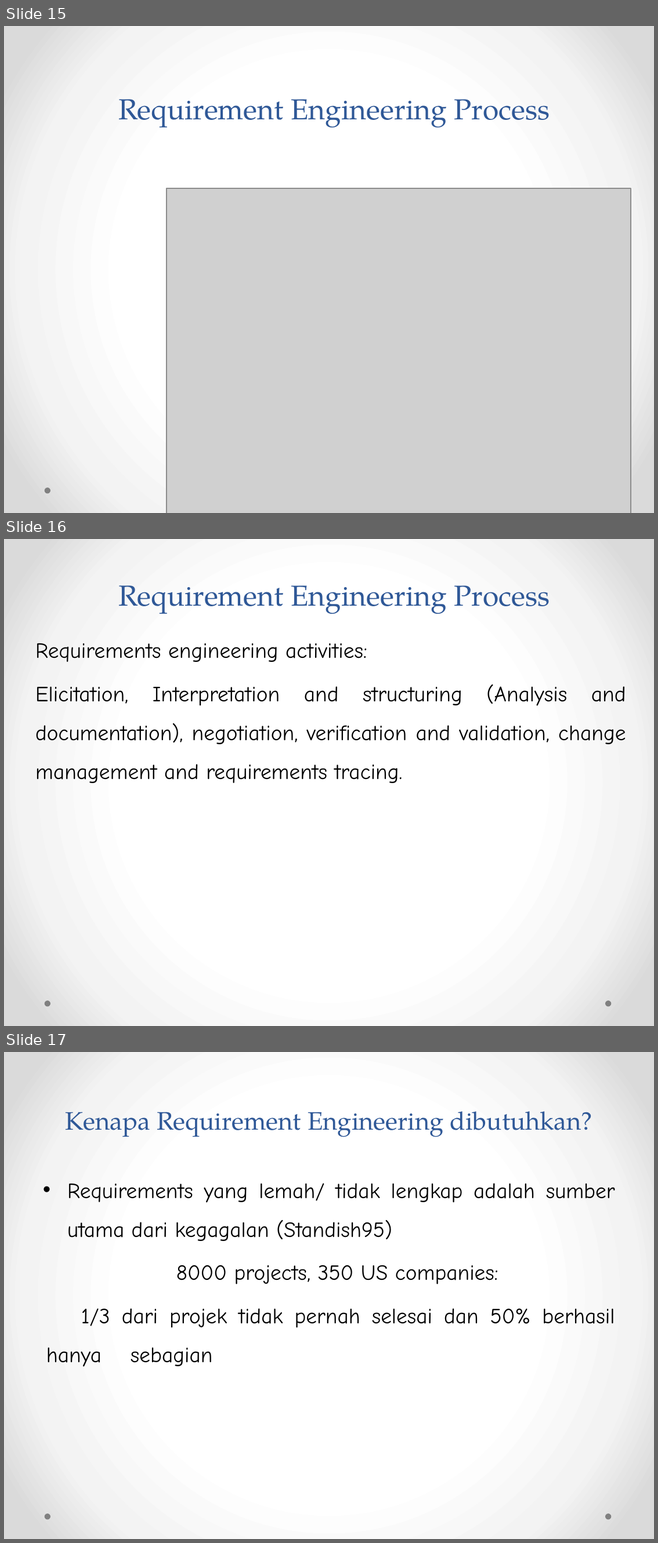
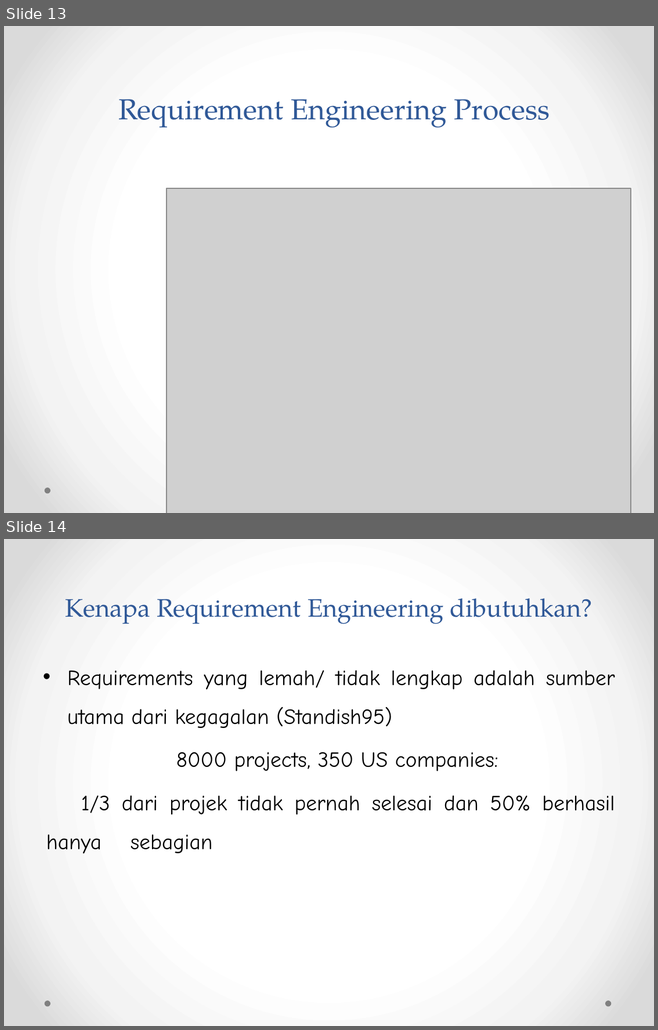
Before and after one commit to weztcy/Semester-6, a slide deck: Rekayasa Kebutuhan Perangkat Lunak - A11.4601/1. Pendahuluan - Software Requirement Engineering - Teknik Informatika S1.pptx. Shown one above the other, each under a label of ours: slides 15, 16 and 17 before the commit, slides 13 and 14 after it. The pictures are 658x1543 and 658x1030 pixels, drawn with LibreOffice and Linux fonts; fonts in the diff are those of the drawing; grey boxes stand for pictures. Boxes give left, top, right and bottom in pixels: in the first picture for what was removed or moved away, otherwise in the second. Text is boxed around its words. In the diff, an @@ line names an element or a change of style, - is before the commit and + after.

```diff
--- a/Rekayasa Kebutuhan Perangkat Lunak - A11.4601/1. Pendahuluan - Software Requirement Engineering - Teknik Informatika S1.pptx
+++ b/Rekayasa Kebutuhan Perangkat Lunak - A11.4601/1. Pendahuluan - Software Requirement Engineering - Teknik Informatika S1.pptx
@@ slide 16 removed at [4,539,654,1026], background gradient #FFFFFF to #F4F4F4 to #DADADA; not listed: 2 template elements that a slide beside it also shows @@
@@ title removed at [118,585,550,614] @@
-Requirement Engineering Process
@@ text removed at [35,643,626,783] @@
-Requirements engineering activities:
-Elicitation, Interpretation and structuring (Analysis and documentation), negotiation, verification and validation, change management and requirements tracing.
@@ what was slide 15 is now slide 13 @@
@@ what was slide 17 is now slide 14 @@
```
Also in this commit, not shown: 5 slides changed, 2 other slides removed, 17 other files.
